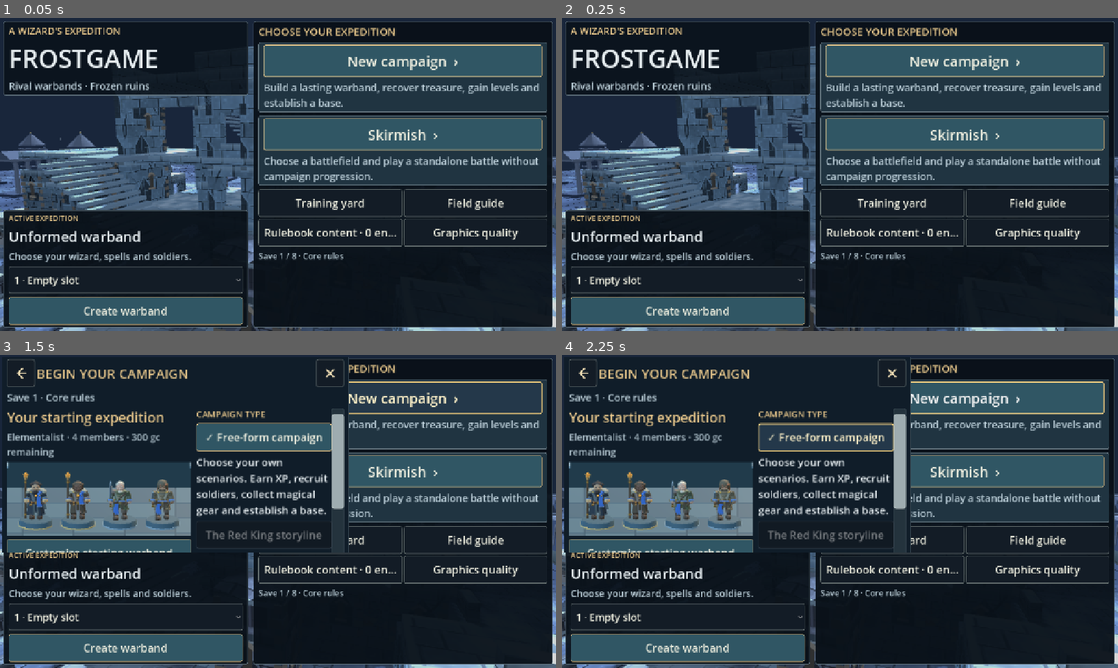
Above: before the commit, frames 1-4 (two rows, left to right).
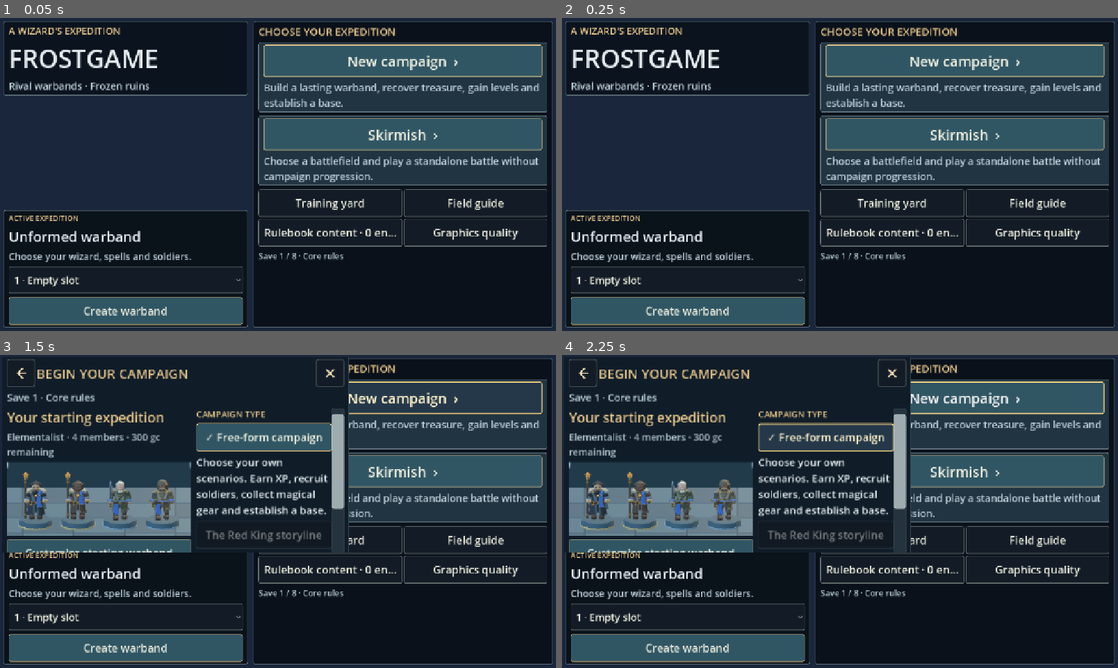
Above: after the commit, the same moments.

Repository: drag0nblad3/Frostgame
Game: Godot game, scene res://scenes/title.tscn
Two runs of this game, one before a commit and one after it. Both use one fixed random seed, a clock stepped at 60 frames per second and the inputs below.
Inputs:
- Up to frame 1 (0.05 s): no input
- Up to frame 2 (0.25 s): no input
- Up to frame 3 (1.5 s): click "New campaign ›" at 0.5 s; click "New campaign ›" at 1.25 s
- Up to frame 4 (2.25 s): click "✓ Free-form campaign" at 2 s

The runs differ from the first frame. In frame 1, 13% of the frame differs, in the area x 0-100%, y 9-100%; in frame 2, 13%; in frame 3, 1.8%; in frame 4, 1.8%.
Error after the commit: Parse Error: Could not resolve class "Swimming", because of a parser error. (res://src/core/board/board.gd:60)

Commit message:
Implement core swimming checks, water movement and combat restrictions

Diff:
--- a/data/terrain.json
+++ b/data/terrain.json
@@ -308,5 +308,21 @@
     "cover": 1,
     "move_mult": 2,
     "height": 0.4
+  },
+  "shallow_water": {
+    "name": "Shallow water",
+    "blocks_los": false,
+    "blocks_move": false,
+    "cover": 0,
+    "move_mult": 2,
+    "height": 0.05
+  },
+  "deep_water": {
+    "name": "Deep water",
+    "blocks_los": false,
+    "blocks_move": false,
+    "cover": 0,
+    "move_mult": 2,
+    "height": 0.05
   }
 }
--- a/src/core/ai/creature_bot.gd
+++ b/src/core/ai/creature_bot.gd
@@ -32,6 +32,8 @@
 	var target: Figure = null
 	for t in c.state.figures:
 		if t.ring_side!=f.ring_side or t.side<0 or not t.in_play() or WormRider.ignored(f,t):
+			continue
+		if not shot and not Swimming.immune(f) and Swimming.figure_depth(t)==2:
 			continue
 		var normal := IllusionRules.visible_to(c.state.figures,f,t) and LineOfSight.check_figures(c.state.board,f,t).clear
 		if not normal and (shot or (not CreatureSenses.detects(f,t) and not RedKingSquatter.scent(c.state,f,t))):
--- a/src/core/board/board.gd
+++ b/src/core/board/board.gd
@@ -56,7 +56,13 @@
 
 
 ## Movement cost multiplier at a point (the worst piece there).
-func move_mult_at(p: Vector2) -> float:
+func move_mult_at(p: Vector2,mover: Figure=null) -> float:
+	if has_water and Swimming.immune(mover):
+		var result:=1.0
+		for piece in pieces_at(p):
+			if piece.kind.id not in ["deep_water","shallow_water"]:
+				result=maxf(result,piece.kind.move_mult)
+		return result
 	var i := _lattice(p)
 	if i >= 0 and _mult_cache[i] >= 0.0:
 		return _mult_cache[i]
@@ -94,6 +100,7 @@
 var field_cache := {}
 ## Shared terrain-only open-node answers for repeated AI distance fields.
 var static_open_cache := {}
+var has_water := false
 var has_ground_profiles := false
 var has_ramps := false
 var _ground_profiles: Array[TerrainPiece]=[]
@@ -210,11 +217,13 @@
 
 
 func invalidate_terrain() -> void:
+	has_water=false
 	has_ground_profiles = false
 	has_ramps = false
 	_ground_profiles.clear()
 	ground_max=0.0
 	for piece in pieces:
+		has_water=has_water or piece.kind.id in ["deep_water","shallow_water"]
 		has_ground_profiles = has_ground_profiles or piece.kind.ground_surface
 		has_ramps = has_ramps or piece.ramp
 		if piece.kind.ground_surface:
--- a/src/core/rules/combat/melee.gd
+++ b/src/core/rules/combat/melee.gd
@@ -24,7 +24,7 @@
 	if RuleHooks.any("objective_figure", [f]):
 		return 0
 	var net := clampi(support(figures, f, enemy) - support(figures, enemy, f), 0, 6)
-	return mini(f.effective_fight() + secret_hrut_bonus(f,enemy) + f.melee.fight_mod + MagicEquipment.bonus(f, "fight", f.melee.id) + net + (2 if charging and f.has_horns() else 0) + (1 if f.spell_effects.has("enchant_weapon") and f.ranged == null else 0), 10)
+	return mini(f.effective_fight() + Swimming.fight_penalty(f) + secret_hrut_bonus(f,enemy) + f.melee.fight_mod + MagicEquipment.bonus(f, "fight", f.melee.id) + net + (2 if charging and f.has_horns() else 0) + (1 if f.spell_effects.has("enchant_weapon") and f.ranged == null else 0), 10)
 
 
 ## Rolls the fight. Returns {a_roll, b_roll, a_total, b_total, a_dmg, b_dmg}:
--- a/src/core/rules/combat/shooting.gd
+++ b/src/core/rules/combat/shooting.gd
@@ -20,6 +20,8 @@
 		return "blinded"
 	if shooter.ranged == null:
 		return "no missile weapon"
+	if Swimming.prevents_bow(shooter):
+		return "cannot fire bow or crossbow in deep water"
 	if shooter.ranged.needs_reload and not shooter.loaded:
 		return "needs to reload"
 	if not target.in_play() or target == shooter or not IllusionRules.visible_to(figures, shooter, target):
--- a/src/core/rules/movement/layered_grid.gd
+++ b/src/core/rules/movement/layered_grid.gd
@@ -59,6 +59,8 @@
 	var point:=layout.point(n)
 	if board!=null and (board.over_void(point,Figure.BASE_RADIUS) or BattleBoundary.blocks_position(board.boundaries,point,mover) or TerrainMagic.ward_blocks(board,mover,point,at.y)):
 		return false
+	if board!=null and board.has_water and Swimming.avoids_deep(board,mover,point,at.y):
+		return false
 	for other in others:
 		if MovementContact.blocks(mover,other,others,point,at.y,running,layout.surface_id(n)):
 			return false
@@ -97,6 +99,8 @@
 		if board!=null:
 			var middle:=start.lerp(finish,0.5)
 			mult=maxf(mult,TerrainMagic.floor_multiplier(board,Vector2(middle.x,middle.z),middle.y))
+		if board!=null and board.has_water and not Swimming.immune(mover) and Swimming.depth(board,Vector2(middle_point.x,middle_point.z),middle_point.y)>0:
+			mult=maxf(mult,2.0)
 		if running or (mover!=null and mover.levitates()):
 			mult=1.0
 		var cost:=start.distance_to(finish)*mult
@@ -139,6 +143,9 @@
 		var s: GameState=mover.battle_ref.get_ref()
 		if s!=null and (RedKingVeil.lethal(s,from,to) or (RedKingHerded.active(s) and minf(from.y,to.y)<=float(s.scenario_data.get("herd_veil",0.0))+Figure.BASE_RADIUS)):
 			return false
+	var mid:=a.lerp(b,0.5)
+	if board.has_water and Swimming.avoids_deep(board,mover,Vector2(mid.x,mid.z),mid.y):
+		return false
 	return not BattleBoundary.blocks_segment(board.boundaries,from,to,"movement",mover)
 
 
--- a/src/core/rules/movement/move_grid.gd
+++ b/src/core/rules/movement/move_grid.gd
@@ -65,6 +65,8 @@
 	if not board.can_stand(p, Figure.BASE_RADIUS) or TerrainMagic.ward_blocks(board, mover, p) or BattleBoundary.blocks_position(board.boundaries,p,mover):
 		return false
 	var height := board.height_at(p)
+	if board.has_water and Swimming.avoids_deep(board,mover,p,height):
+		return false
 	for o in others:
 		if MovementContact.blocks(mover,o,others,p,height,running):
 			return false
@@ -114,6 +116,8 @@
 	var mid := (pa + pb) * 0.5
 	if not board.can_stand(mid, Figure.BASE_RADIUS) or TerrainMagic.ward_blocks(board, mover, mid):
 		return INF
+	if board.has_water and Swimming.avoids_deep(board,mover,mid,board.height_at(mid)):
+		return INF
 	if running:
 		if not MovementContact.run_clear(mover,others,pa,pb,board.height_at(mid)):
 			return INF
@@ -127,5 +131,5 @@
 	if board.has_ground_profiles or board.has_ramps:
 		return TerrainTravel.cost(board,pa,pb,mover)
 	# Ramps are handled by TerrainTravel above (has_ramps), so none can be here.
-	var multiplier := 1.0 if mover != null and mover.levitates() else board.move_mult_at(mid)
+	var multiplier := 1.0 if mover != null and mover.levitates() else board.move_mult_at(mid,mover)
 	return pa.distance_to(pb) * multiplier + board.climb_cost(pa, pb, mover)
--- /dev/null
+++ b/src/core/rules/movement/swimming.gd
@@ -0,0 +1,65 @@
+class_name Swimming
+extends RefCounted
+## Core p.51. Water is a real terrain hazard, not a visual overlay.
+const EXEMPT := ["aquatic","amphibious","ethereal","flying"]
+const LIGHT := ["archer","crossbowman","infantryman","man_at_arms","treasure_hunter","ranger","tracker"]
+const HEAVY := ["knight","marksman","templar"]
+
+static func immune(f: Figure) -> bool:
+	if f==null:
+		return false
+	for trait in EXEMPT:
+		if f.def.traits.has(trait):
+			return true
+	return false
+
+static func depth(board: Board,at: Vector2,height: float) -> int:
+	if board==null or not board.has_water:
+		return 0
+	var result:=0
+	for p in board.pieces:
+		if p.kind.id not in ["shallow_water","deep_water"] or not p.contains(at):
+			continue
+		var level:=p.base_height if not board.floor_layout.is_empty() else board.ground_height_at(at)
+		if absf(height-level)<0.5:
+			result=maxi(result,2 if p.kind.id=="deep_water" else 1)
+	return result
+
+static func figure_depth(f: Figure) -> int:
+	if f.battle_ref==null:
+		return 0
+	var s: GameState=f.battle_ref.get_ref()
+	return depth(s.board,f.pos,f.elevation) if s!=null else 0
+
+static func modifier(f: Figure) -> int:
+	var mod:=-5 if f.def.id in HEAVY else (-2 if f.def.id in LIGHT else 0)
+	if f.def.shield:
+		mod-=1
+	if f.treasure_id>=0:
+		mod-=2
+	return mod
+
+static func fight_penalty(f: Figure) -> int:
+	return -2 if not immune(f) and figure_depth(f)==2 else 0
+
+static func prevents_bow(f: Figure) -> bool:
+	return f.ranged!=null and f.ranged.id in ["bow","crossbow"] and figure_depth(f)==2
+
+static func avoids_deep(board: Board,f: Figure,at: Vector2,height: float) -> bool:
+	return f!=null and f.side<0 and not immune(f) and depth(board,at,height)==2 and figure_depth(f)!=2
+
+static func activate(c: GameController,f: Figure) -> void:
+	if int(f.used_gear.get("swim_failed_turn",-1))==c.state.turn:
+		f.actions_left=0
+		return
+	if not f.in_play() or immune(f) or figure_depth(f)!=2 or int(f.used_gear.get("swim_checked_turn",-1))==c.state.turn:
+		return
+	f.used_gear["swim_checked_turn"]=c.state.turn
+	var raw:=c.dice.d20()
+	var mod:=f.effective_will()+f.roll_penalty()+modifier(f)
+	var success:=StatRoll.succeeds(raw,mod,5)
+	c.emit("swimming_roll",{"id":f.id,"roll":raw,"modifier":mod,"success":success})
+	if not success:
+		f.used_gear["swim_failed_turn"]=c.state.turn
+		f.actions_left=0
+		c._hurt(f,maxi(0,5-raw-mini(mod,10)),f,true)
--- a/src/core/rules/movement/terrain_travel.gd
+++ b/src/core/rules/movement/terrain_travel.gd
@@ -40,7 +40,7 @@
 		var h0 := surface.surface_height(start) if surface != null else 0.0
 		var h1 := surface.surface_height(end) if surface != null else 0.0
 		total += _climb(h0-previous,levitate or expert or _legacy_stair(previous_surface) or _legacy_stair(surface))
-		total += Vector2(start.distance_to(end),h1-h0).length()*(1.0 if levitate else board.move_mult_at(mid))
+		total += Vector2(start.distance_to(end),h1-h0).length()*(1.0 if levitate else board.move_mult_at(mid,mover))
 		previous = h1
 		previous_surface = surface
 	total += _climb(board.height_at(b)-previous,levitate or expert or _legacy_stair(previous_surface) or _legacy_stair(board.surface_at(b)))
--- a/src/core/state/controller_activation.gd
+++ b/src/core/state/controller_activation.gd
@@ -39,6 +39,7 @@
 		CreatureEffects.activation(c,f)
 		RedKingSinkhole.activation(c,f)
 	HolyLantern.flee(c,f)
+	Swimming.activate(c,f)
 	if not f.in_play():
 		f.actions_left=0
 	return true
